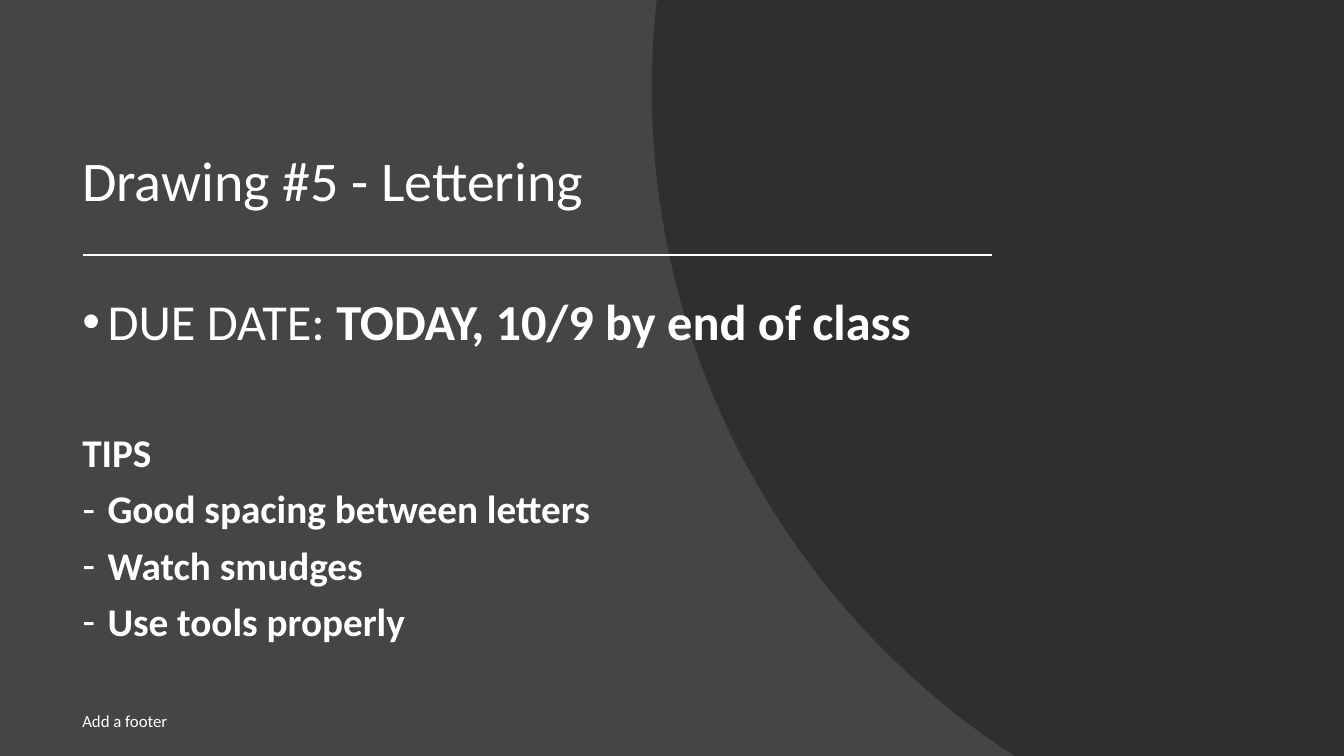
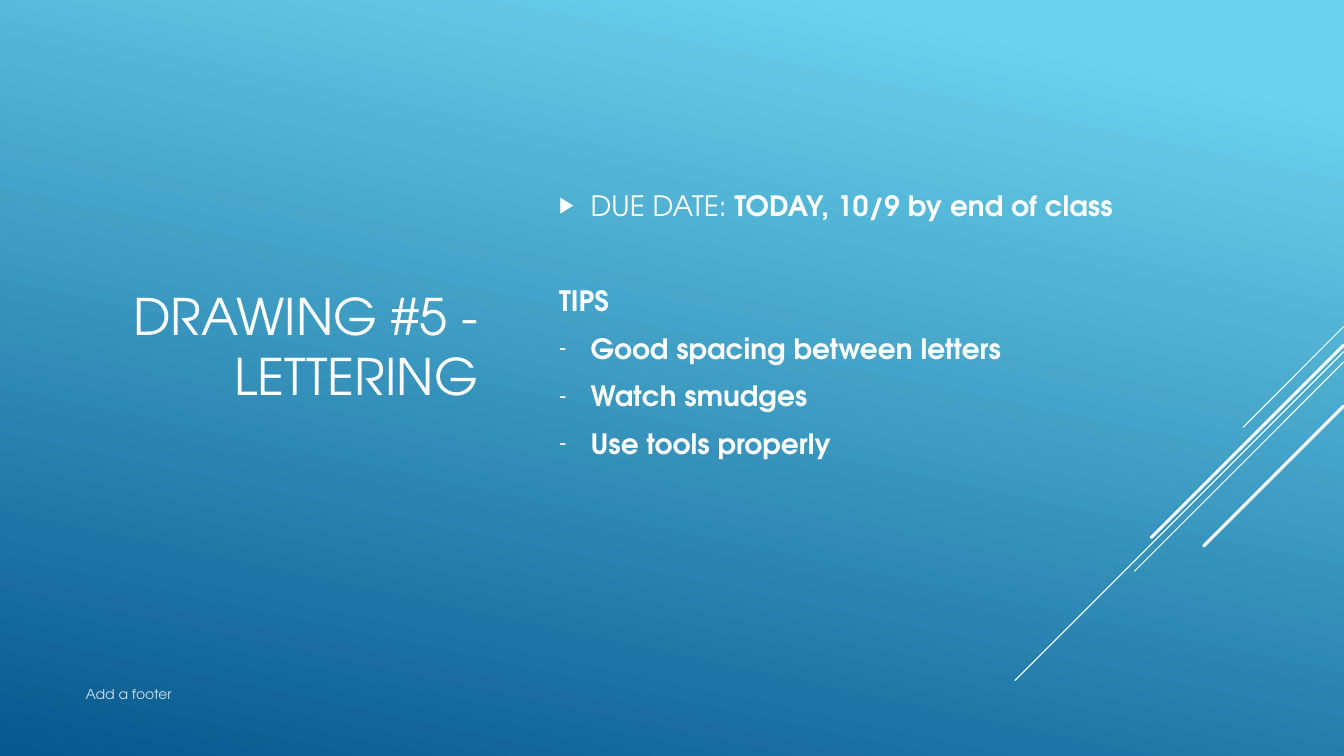
Before and after one commit to nickvertucci/Technology-Education-Curriculum, a slide deck: slide 18 of High School/Design and Drawing for Production/Unit 3 - Introduction to Lettering/Section 1 - What is Lettering/Assets/Unit 3 - Section 1 - What is Lettering.pptx. Drawn at 1344x756 pixels with LibreOffice and Linux fonts; fonts in the diff are those of the drawing. Boxes give left, top, right and bottom in pixels: in the first picture for what was removed or moved away, otherwise in the second. Text is boxed around its words. In the diff, an @@ line names an element or a change of style, - is before the commit and + after.

```diff
--- a/High School/Design and Drawing for Production/Unit 3 - Introduction to Lettering/Section 1 - What is Lettering/Assets/Unit 3 - Section 1 - What is Lettering.pptx
+++ b/High School/Design and Drawing for Production/Unit 3 - Introduction to Lettering/Section 1 - What is Lettering/Assets/Unit 3 - Section 1 - What is Lettering.pptx
@@ background #454545 to gradient #6ED2EB to #06588E @@
@@ freeform shape removed at box(652, 0, 1344, 756) @@
@@ title "DRAWING #5 - LETTERING" at box(133, 297, 478, 396): vertical alignment bottom to middle @@
@@ text "DUE DATE: TODAY, 10/9 by ...": place and size @@
-text "DUE DATE: TODAY, 10/9 by ..." at box(82, 304, 910, 642)
+text "DUE DATE: TODAY, 10/9 by ..." at box(591, 195, 1113, 459)
@@ text "DUE DATE: TODAY, 10/9 by ..." at box(591, 195, 1113, 459): size 36 to 20 pt in "DUE DATE: TODAY, 10/9 by end of ..."; font Calibri to TeX Gyre Adventor; size 28 to 20 pt in "TIPS", "Good spacing between letters", "Watch smudges", "Use tools properly"; bullet • to ▶; line spacing 0.9 to 1; indent changed; vertical alignment top to middle @@
@@ line removed from (85, 255) to (992, 255) @@
@@ title at box(133, 297, 478, 396): text changed; size 40 to 36 pt; font Calibri to TeX Gyre Adventor @@
-Drawing #5 - Lettering
+DRAWING #5 - LETTERING
@@ group added at box(1015, 327, 1344, 681): 5 lines @@
@@ text "Add a footer": place and size @@
-text "Add a footer" at box(82, 715, 167, 727)
+text "Add a footer" at box(86, 689, 172, 699)
@@ text "Add a footer" at box(86, 689, 172, 699): size 12 to 10 pt, font Calibri to TeX Gyre Adventor, text colour #FFFFFF to #FFFFFF at 80% opacity; vertical alignment middle to top @@
```
Also in this commit, not shown: 22 other slides changed, 3 slides added.
